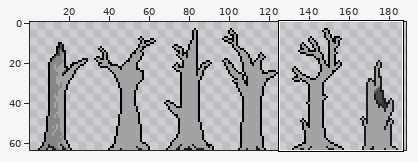
File history of a sprite sheet, Assets/_Main/Art/Sprites/dead-trees.png. Above, an overview of the earlier version with the close-up marked.
Close-up. Before:
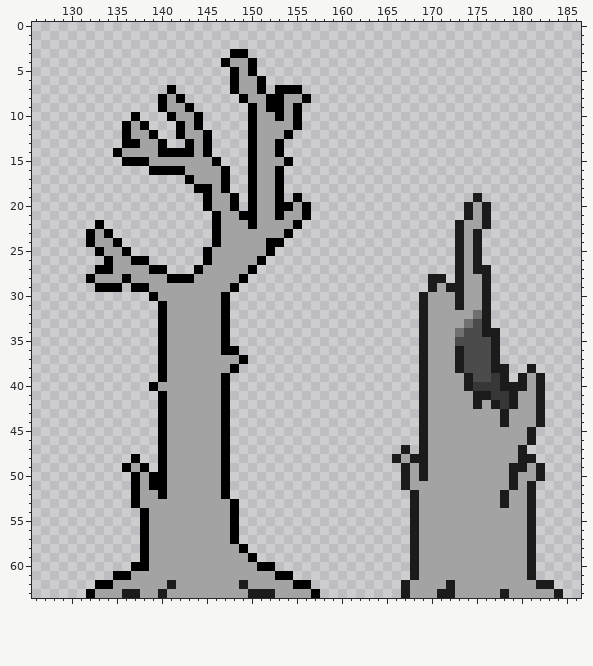
The file is 192x64 pixels. Colours within 5 levels of each other are drawn and written as one. Shown: x 126..186, y 0..63. The wide view leaves out empty margins. The commit also changed other parts of the picture, which this record leaves out.
Now the later version:
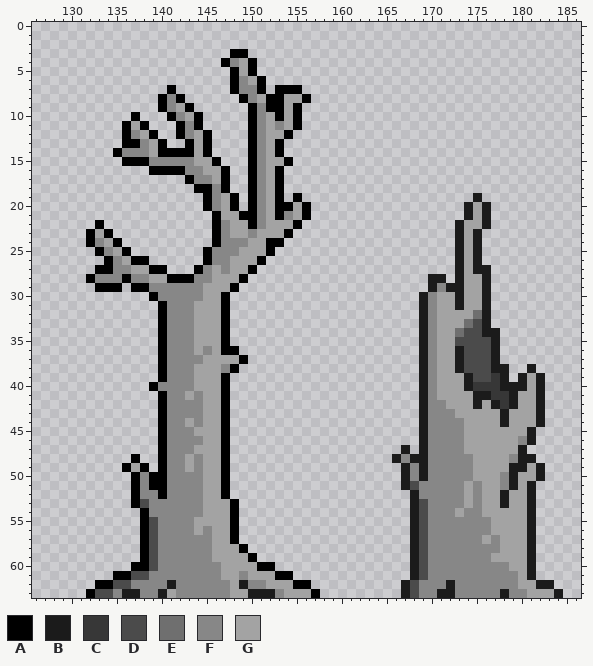
Palette (. is transparent): A #000000  B #1b1b1b  C #373737  D #4b4b4b  E #6f6f6f  F #878787  G #a3a3a3
Changes in this commit:
Colour G gives way to colour D in row 51 at x 168; in row 53 at x 138 and 169; in row 54 at x 169; in rows 55 to 60 at x 139 and 169; in row 61 at x 137 to 138 and 169; in row 62 at x 135 to 136 and 168.
Colour G gives way to colour D in row 63 at x 133 to 134 and 168.
Colour G gives way to colour F in row 4 at x 148; in row 6 at x 149; in row 7 at x 149 to 150; in row 8 at x 141 and 150; in row 9 at x 141 and 151; in row 10 at x 142 and 151.
Colour G gives way to colour F in row 11 at x 143, 151 and 153; in row 12 at x 137, 143 and 151; in row 13 at x 138 and 151; in row 14 at x 136 to 138 and 151; in row 15 at x 139 to 143 and 151; in row 16 at x 143 to 144 and 151.
Colour G gives way to colour F in row 17 at x 144 to 145 and 151; in rows 18 to 20 at x 146 and 151; in row 21 at x 151 and 154; in row 22 at x 147 and 151; in row 23 at x 147 and 150; in row 24 at x 133 and 147 to 149.
Colour G gives way to colour F in row 25 at x 134 and 146 to 148; in row 26 at x 135 and 146 to 147; in row 27 at x 135 to 136, 145 and 147; in row 28 at x 133 to 135, 137 to 138 and 144 to 145; in row 29 at x 139 to 144 and 171; in row 30 at x 140 to 144 and 170.
Colour G gives way to colour F in rows 31 to 35 at x 141 to 143 and 170; in row 36 at x 141 to 143, 145 and 170; in row 37 at x 141 to 144 and 170; in row 38 at x 141 to 143, 147 and 170; in row 39 at x 141 to 143 and 170; in row 40 at x 140 to 143 and 170.
Colour G gives way to colour F in row 41 at x 141 to 142, 144 and 170; in row 42 at x 141 to 144 and 170 to 171; in row 43 at x 141 to 144 and 170 to 172; in row 44 at x 141 to 142, 144 and 170 to 173; in row 45 at x 141 to 143 and 170 to 173; in row 46 at x 141 to 144, 170 to 173 and 180.
Colour G gives way to colour F in row 47 at x 141 to 143 and 170 to 173; in row 48 at x 141 to 142, 144, 167, 170 to 174 and 179; in row 49 at x 141 to 142, 144, 168 and 170 to 174; in row 50 at x 138, 141 to 144, 168, 170 to 174 and 178; in row 51 at x 138, 141 to 144, 169 to 173, 175 and 178; in row 52 at x 138 to 139, 141 to 144, 169 to 173 and 175.
Colour G gives way to colour F in row 53 at x 139 to 144, 170 to 173 and 175; in row 54 at x 139 to 144, 170 to 172 and 174 to 175; in row 55 at x 140 to 143 and 170 to 176; in row 56 at x 140 to 143, 145 and 170 to 176; in row 57 at x 140 to 145, 170 to 175 and 177; in row 58 at x 140 to 145 and 170 to 177.
Colour G gives way to colour F in row 59 at x 140 to 145 and 170 to 176; in row 60 at x 140 to 146 and 170 to 178; in row 61 at x 139 to 146, 149 and 170 to 179; in row 62 at x 137 to 140, 142 to 147, 150 to 151, 169 to 171 and 173 to 179; in row 63 at x 135, 138 to 139, 142 to 147, 153, 169 to 170, 173 to 177 and 179 to 180.
Changed places in both close-ups, as pixel boxes (x1, y1, x2, y2):
changed: (95, 58, 293, 598)
changed: (401, 283, 527, 598)
